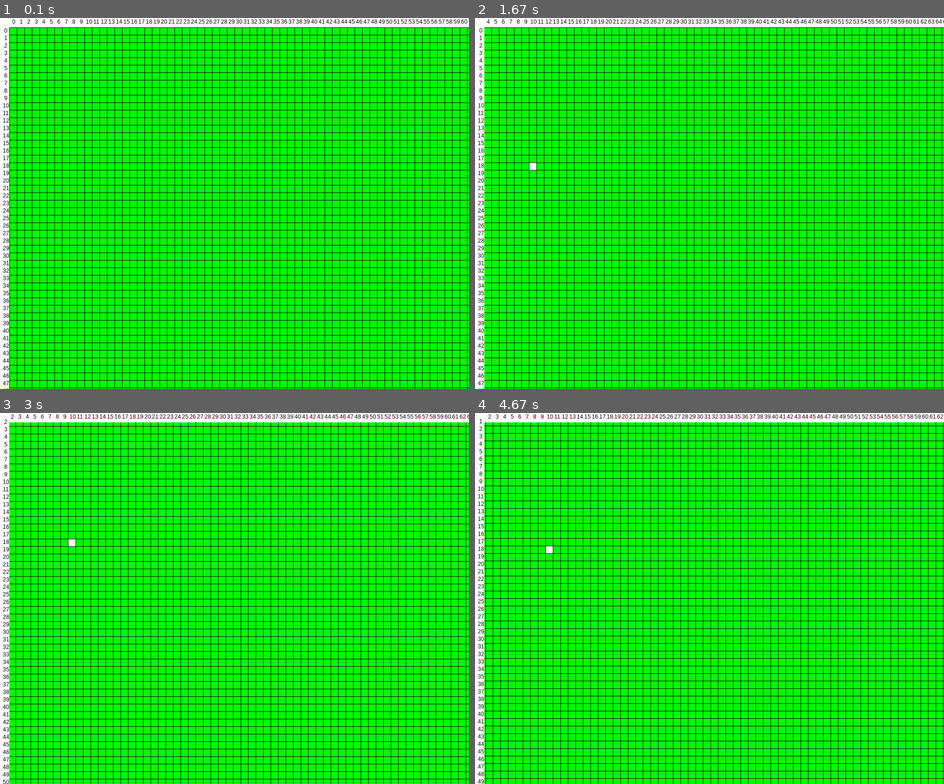
Above: before the commit, frames 1-4 (two rows, left to right).
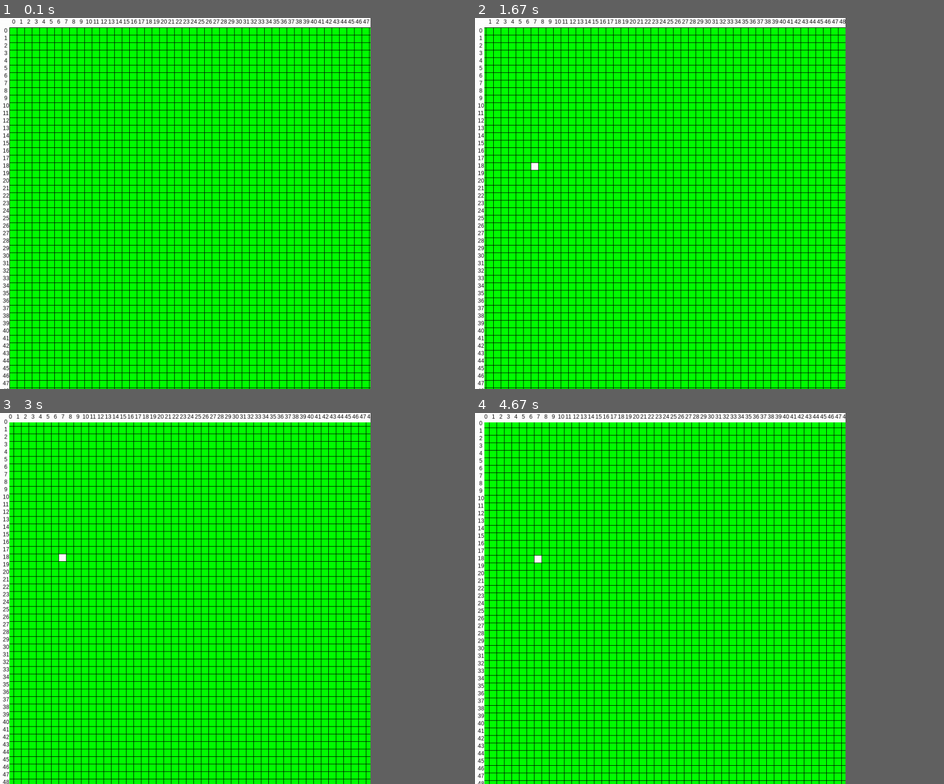
Above: after the commit, the same moments.

Repository: Archanciel/Learning_Pygame
Game: pygame game, started from draw_grid/main.py
The game is run twice, just before and just after one commit, with the same random seed, the same clock (stepped at 60 frames per second) and the same inputs.
Inputs (mouse positions are in pixels of both pictures, inside the frame that each line leads up to):
- Up to frame 1 (0.1 s): no input
- Up to frame 2 (1.67 s): hold Left 0.33-0.87 s; move the mouse to (700, 248) at 0.37 s; hold Down 0.9-1.2 s; click (535, 170) at 1.3 s; hold Left from 1.57 s (still down)
- Up to frame 3 (3 s): release Left at 1.97 s; hold Up 2-2.37 s; hold Right from 2.4 s (still down)
- Up to frame 4 (4.67 s): release Right at 3.03 s; hold Down 3.07-3.43 s; hold Left 3.47-3.93 s; hold Right 3.97-4.43 s; hold Up from 4.47 s (still down)
In our replay, the window is 900x711 before the commit and 711x711 after it. These sizes can differ from the game's own. Grey fills any space a smaller window leaves; there, only what the larger window draws over its background counts as a difference.

The runs differ from the first frame. In frame 1, 16% of the frame differs, in the area x 8-100%, y 0-100%; in frame 2, 22%; in frame 3, 23%; in frame 4, 38%, in the area x 0-100%, y 0-100%.

Commit message:
working on limit scroll

Diff:
--- a/draw_grid/grid.py
+++ b/draw_grid/grid.py
@@ -1,4 +1,5 @@
 import pygame as pg
+import math
 
 from draw_grid.settings import *
 from draw_grid.griddatamanager import GridDataManager
@@ -24,8 +25,8 @@
         self.setStartPattern()
         self.font = pg.font.SysFont('arial', int(GRID_COORD_MARGIN_SIZE / 20 * 12), False)
         self.drawAxisLabel = True
-        self.gridOffsetX = 0
-        self.gridOffsetY = 0
+        self.gridOffsetXPx = 0
+        self.gridOffsetYPx = 0
 
         self.startDrawRowIndex = 0
         self.startDrawColIndex = 0
@@ -49,7 +50,7 @@
         li = 0
 
         while li < maxDrawnedLineNumber:
-            liCoord = self.gridCoordMargin + self.gridOffsetY + li * (self.cellSize + GRID_LINE_WIDTH)
+            liCoord = self.gridCoordMargin + self.gridOffsetYPx + li * (self.cellSize + GRID_LINE_WIDTH)
 
             if self.drawAxisLabel:
                 if li < 10:
@@ -80,7 +81,7 @@
         co = 0
 
         while co < maxDrawnedColNumber:
-            colCoord = self.gridCoordMargin + self.gridOffsetX + co * (self.cellSize + GRID_LINE_WIDTH)
+            colCoord = self.gridCoordMargin + self.gridOffsetXPx + co * (self.cellSize + GRID_LINE_WIDTH)
 
             if self.drawAxisLabel:
                 if co < 10:
@@ -113,17 +114,17 @@
         for row in range(self.startDrawRowIndex, maxDrawnedRowIndex):
             for col in range(self.startDrawColIndex, maxDrawnedColIndex):
                 if self.cellValueGrid[row][col]:
-                    activeCellXCoord = self.gridCoordMargin + GRID_LINE_WIDTH + self.gridOffsetX + (
+                    activeCellXCoord = self.gridCoordMargin + GRID_LINE_WIDTH + self.gridOffsetXPx + (
                                 (GRID_LINE_WIDTH + self.cellSize) * col)
-                    drawnedActiveCellXCoord, cellWidth = self.computeCellCoordAndSize(self.gridOffsetX, activeCellXCoord, col)
+                    drawnedActiveCellXCoord, cellWidth = self.computeCellCoordAndSize(self.gridOffsetXPx, activeCellXCoord, col)
 
                     if drawnedActiveCellXCoord == None:
                         # cell out of display area
                         continue
 
-                    activeCellYCoord = self.gridCoordMargin + GRID_LINE_WIDTH + self.gridOffsetY + (
+                    activeCellYCoord = self.gridCoordMargin + GRID_LINE_WIDTH + self.gridOffsetYPx + (
                                 (GRID_LINE_WIDTH + self.cellSize) * row)
-                    drawnedActiveCellYCoord, cellHeight = self.computeCellCoordAndSize(self.gridOffsetY, activeCellYCoord, row)
+                    drawnedActiveCellYCoord, cellHeight = self.computeCellCoordAndSize(self.gridOffsetYPx, activeCellYCoord, row)
 
                     if drawnedActiveCellYCoord == None:
                         # cell out of display area
@@ -266,49 +267,63 @@
             self.moveDown(-yOffset)
 
     def moveUp(self, pixels):
-        self.gridOffsetY -= pixels
+        newGridOffset = self.gridOffsetYPx - pixels
+
+        if -newGridOffset > self.yMaxCellNumber:
+            #preventing from moving behond grid height. This avoids changing a cell value
+            #for a cell outside of the internal cell value grid
+            return
+
+        self.gridOffsetYPx -= pixels
         self.updateStartDrawRowIndex()
         self.changed = True
 
     def moveDown(self, pixels):
-        self.gridOffsetY += pixels
-
-        if self.gridOffsetY > 0:
-            self.gridOffsetY = 0
+        self.gridOffsetYPx += pixels
+
+        if self.gridOffsetYPx > 0:
+            self.gridOffsetYPx = 0
 
         self.updateStartDrawRowIndex()
         self.changed = True
 
     def moveLeft(self, pixels):
-        newGridOffset = self.gridOffsetX - pixels
-
-        if -newGridOffset >= self.surface.get_width():
-            #preventing from moving behond grid width
-            newGridOffset = -self.surface.get_width()
-
-        self.gridOffsetX = newGridOffset
+        newGridXOffsetPx = self.gridOffsetXPx - pixels
+        cellPlusSideWidthPxNumber = self.cellSize + GRID_LINE_WIDTH
+        displayableCellNumber = round((self.surface.get_width() - GRID_LINE_WIDTH) / cellPlusSideWidthPxNumber)
+        maxAllowedXOffsetPx = ((self.xMaxCellNumber - displayableCellNumber) * cellPlusSideWidthPxNumber) - GRID_LINE_WIDTH
+        print(maxAllowedXOffsetPx)
+        if -newGridXOffsetPx >= maxAllowedXOffsetPx:
+            #preventing from moving behond grid height. This avoids changing a cell value
+            #for a cell outside of the internal cell value grid
+            print('return', newGridXOffsetPx, self.gridOffsetXPx, self.cellSize)
+            return
+
+        print('ok', newGridXOffsetPx, self.gridOffsetXPx, self.cellSize)
+
+        self.gridOffsetXPx = newGridXOffsetPx
         self.updateStartDrawColIndex()
         self.changed = True
 
     def moveRight(self, pixels):
-        self.gridOffsetX += pixels
-
-        if self.gridOffsetX > 0:
-            self.gridOffsetX = 0
+        self.gridOffsetXPx += pixels
+
+        if self.gridOffsetXPx > 0:
+            self.gridOffsetXPx = 0
 
         self.updateStartDrawColIndex()
         self.changed = True
 
     def updateStartDrawColIndex(self):
-        self.startDrawColIndex = -self.gridOffsetX // (self.cellSize + GRID_LINE_WIDTH)
+        self.startDrawColIndex = -self.gridOffsetXPx // (self.cellSize + GRID_LINE_WIDTH)
 
     def updateStartDrawRowIndex(self):
-        self.startDrawRowIndex = -self.gridOffsetY // (self.cellSize + GRID_LINE_WIDTH)
+        self.startDrawRowIndex = -self.gridOffsetYPx // (self.cellSize + GRID_LINE_WIDTH)
 
     def toggleCell(self, xyMousePosTuple):
         x, y = xyMousePosTuple
-        col = (x - self.gridCoordMargin - GRID_LINE_WIDTH - self.gridOffsetX) // (GRID_LINE_WIDTH + self.cellSize)
-        row = (y - self.gridCoordMargin - GRID_LINE_WIDTH - self.gridOffsetY) // (GRID_LINE_WIDTH + self.cellSize)
+        col = (x - self.gridCoordMargin - GRID_LINE_WIDTH - self.gridOffsetXPx) // (GRID_LINE_WIDTH + self.cellSize)
+        row = (y - self.gridCoordMargin - GRID_LINE_WIDTH - self.gridOffsetYPx) // (GRID_LINE_WIDTH + self.cellSize)
 
         if self.cellValueGrid[row][col]:
             self.cellValueGrid[row][col] = 0
--- /dev/null
+++ b/draw_grid/life_game.py
@@ -0,0 +1,165 @@
+class World:
+    '''
+    This class manages the 2 dimentional representation of life game world.
+    '''
+    def __init__(self, size_x, size_y):
+        '''
+        Initializes a World with a size_x x size_y matrix initialized with 0's
+        (dead cells).
+        '''
+        self.lines = size_x
+        self.cols = size_y
+        self.matrix = [['.' for _ in range(self.lines)] for _ in range(self.cols)]
+
+    def seed(self, liveCellList):
+        '''
+        Seeds the World with a list of live cells. liveCellList contains a
+        list of 2 dimensional tuples denoting the 1 based li-co coordinates
+        of each seeded live cell.
+        '''
+        for cell in liveCellList:
+            self.setCellAlive(cell[0], cell[1])
+
+    def setCellAlive(self, li, co):
+       '''
+       Sets the cell with the passed 1 based (li, co) coordinates to alive.
+       '''
+       self.setCellValue(li, co, 'o')
+
+    def isCellAlive(self, li, co):
+       '''
+       Returns True if the cell with the passed 1 based (li, co) coordinates
+       is alive.
+       '''
+       return self.getCellValue(li, co) == 'o'
+
+    def setCellValue(self, li, co, value):
+       '''
+       Sets value of the cell with the passed 1 based (li, co) coordinates
+       to the passed value.
+       '''
+       self.matrix[li - 1][co - 1] =  value
+
+    def getCellValue(self, li, co):
+       '''
+       Returns the value of the cell with the passed 1 based (li, co)
+       coordinates.
+       '''
+       return self.matrix[li - 1][co - 1]
+
+    def displayWorld(self):
+        '''
+        Prints a representation of the World matrix
+        '''
+        self._printXAxis()
+
+        l = 0
+        line_nb = l
+
+        for li in self.matrix:
+            if l > 0 and l % 10 == 0:
+                tenth = str(int(l / 10))
+            else:
+                tenth = " "
+            if l < 9:
+                line_nb = tenth + str(l % 9 + 1)
+            elif l == 9:
+                l += 1
+                line_nb = tenth + "0"
+            else:
+                line_nb = tenth + str(l % 10)
+            print("{}".format(line_nb), end='')
+            self._printLine(li)
+            l += 1
+
+    def getState(self, x, y):
+        '''
+        For cell (x, y), returns 1 if alive, 0 if dead. X and y are 1 based !
+        '''
+
+    def _printXAxis(self):
+        for i in range(1, int(self.cols / 10) + 1):
+            if i == 1:
+                print("                    {}".format(i), end='')
+            else:
+                print("                   {}".format(i), end='')
+
+        print()
+        print("  ", end='')
+
+        for j in range(self.lines):
+            if j < 9:
+                j = j % 9 + 1
+            elif j == 9:
+                continue
+            else:
+                j = j % 10
+            print("{} ".format(j), end='')
+
+        print("0")
+
+    def _printLine(self, line):
+        for cell in line:
+            print("{} ".format(cell), end='')
+
+        print()
+
+
+class CellComputer:
+    '''
+    This class performs cell related computations.
+    '''
+    def __init__(self, world):
+        '''
+        Denotes a cell. Passed x and y coordinates are 1 based.
+        '''
+        self.world = world
+
+    def computeNearCellsState(self, li, co):
+        '''
+        Sums up the state of the neighbor cells of cell located at the
+        1 based passed li, co coordinates
+        '''
+        ne = self.computeCellState(li - 1, co - 1)
+        n = self.computeCellState(li - 1, co)
+        nw = self.computeCellState(li - 1, co + 1)
+        e = self.computeCellState(li, co - 1)
+        w = self.computeCellState(li, co + 1)
+        se = self.computeCellState(li + 1, co - 1)
+        s = self.computeCellState(li + 1, co)
+        sw = self.computeCellState(li + 1, co + 1)
+
+        return ne + n + nw + e + w + se + s + sw
+
+    def isAlive(self, li, co):
+        '''
+        Applies the game life rule to the cell whose 1 based (li, co)
+        coordinates are li, co.
+        '''
+        alive = self.world.isCellAlive(li, co)
+        nearCellsTotalState = self.computeNearCellsState(li, co)
+
+        return (nearCellsTotalState == 3) or (nearCellsTotalState == 2 and alive)
+
+    def computeCellState(self, li, co):
+        '''
+        Returns 1 if cell with 1 based (li, co) coordinates is alive, 0 else.
+        '''
+        if self.world.isCellAlive(li, co):
+            return 1
+        else:
+            return 0
+
+w = World(40, 40)
+w.seed([(5,5), (5,6), (6,5)])
+w.displayWorld()
+print(w.isCellAlive(5,5))
+c = CellComputer(w)
+print(c.computeCellState(5,5))
+print(w.isCellAlive(5,4))
+print(c.computeCellState(5,4))
+print(w.isCellAlive(5,6))
+print(c.computeCellState(5,6))
+print(c.computeNearCellsState(5,5))
+print(c.isAlive(5,5))
+print(c.isAlive(5,4))
--- a/draw_grid/settings.py
+++ b/draw_grid/settings.py
@@ -1,7 +1,7 @@
 # game options/settings
 TITLE = "Draw grid"
 WINDOWS_LOCATION = '100,20'
-GRID_WIDTH = 1000 # grid is always a square !
+GRID_WIDTH = 791 # grid is always a square !
 GRID_HEIGHT = 791 # grid is always a square !
 FPS = 20
 
@@ -31,4 +31,4 @@
 
 DEFAULT_CELL_SIZE = 15 #15 Windows, 35 Android
 GRID_COORD_MARGIN_SIZE = 20 #20 Windows, 40 Android
-GRID_MOVE_INCREMENT = 5
+GRID_MOVE_INCREMENT = 1
